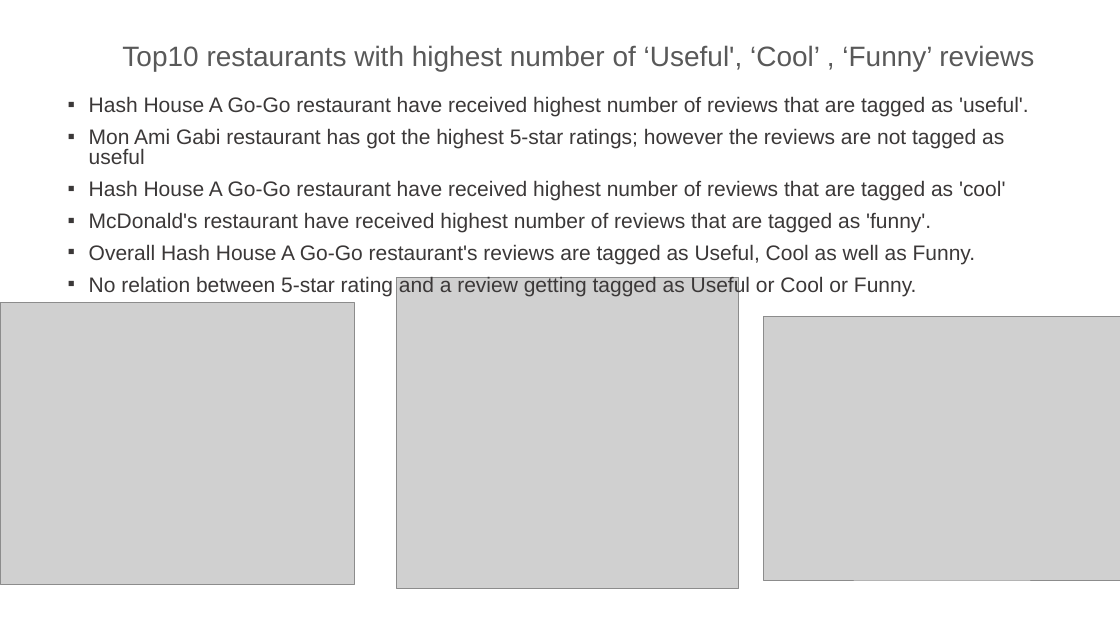
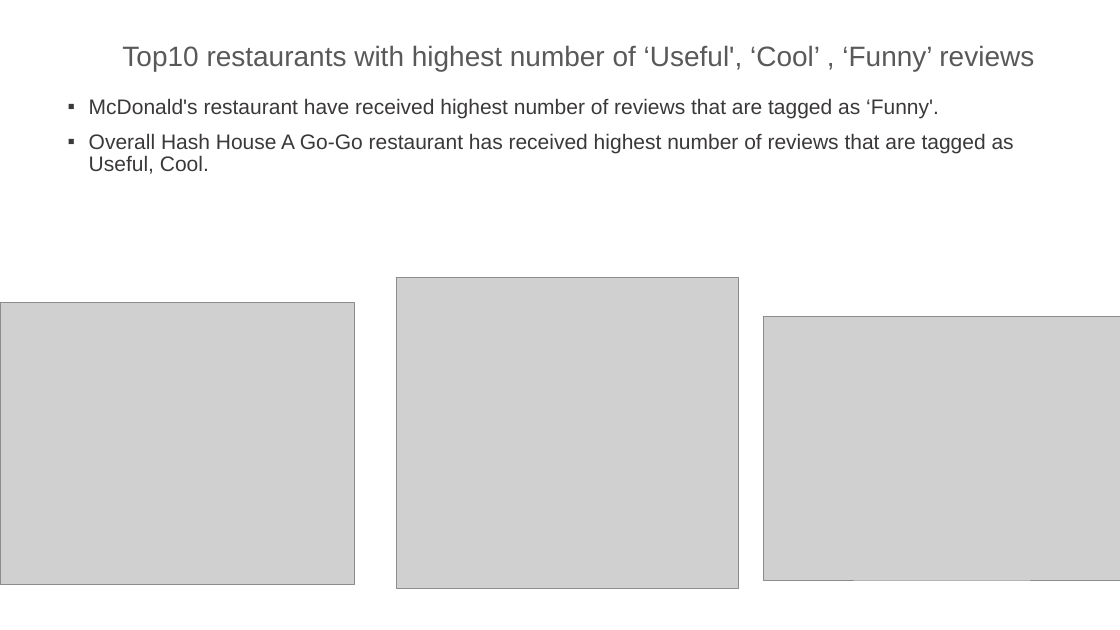
Before and after one commit to ap12798/Big-Data, a slide deck: slide 17 of Yelp.pptx. Drawn at 1120x630 pixels with LibreOffice and Linux fonts; fonts in the diff are those of the drawing; grey boxes stand for pictures; background and template pictures are left out. Boxes give left, top, right and bottom in pixels: in the first picture for what was removed or moved away, otherwise in the second. Text is boxed around its words. In the diff, an @@ line names an element or a change of style, - is before the commit and + after.

```diff
--- a/Yelp.pptx
+++ b/Yelp.pptx
@@ text at (89, 98, 1014, 174): text changed @@
-▪ Hash House A Go-Go restaurant have received highest number of reviews that are tagged as 'useful'.
-▪ Mon Ami Gabi restaurant has got the highest 5-star ratings; however the reviews are not tagged as useful
-▪ Hash House A Go-Go restaurant have received highest number of reviews that are tagged as 'cool'
-▪ McDonald's restaurant have received highest number of reviews that are tagged as 'funny'.
-▪ Overall Hash House A Go-Go restaurant's reviews are tagged as Useful, Cool as well as Funny.
-▪ No relation between 5-star rating and a review getting tagged as Useful or Cool or Funny.
+▪ McDonald's restaurant have received highest number of reviews that are tagged as ‘Funny'.
+▪ Overall Hash House A Go-Go restaurant has received highest number of reviews that are tagged as Useful, Cool.
```
Also in this commit, not shown: 13 other slides changed, 1 slide added, 1 slide removed.
